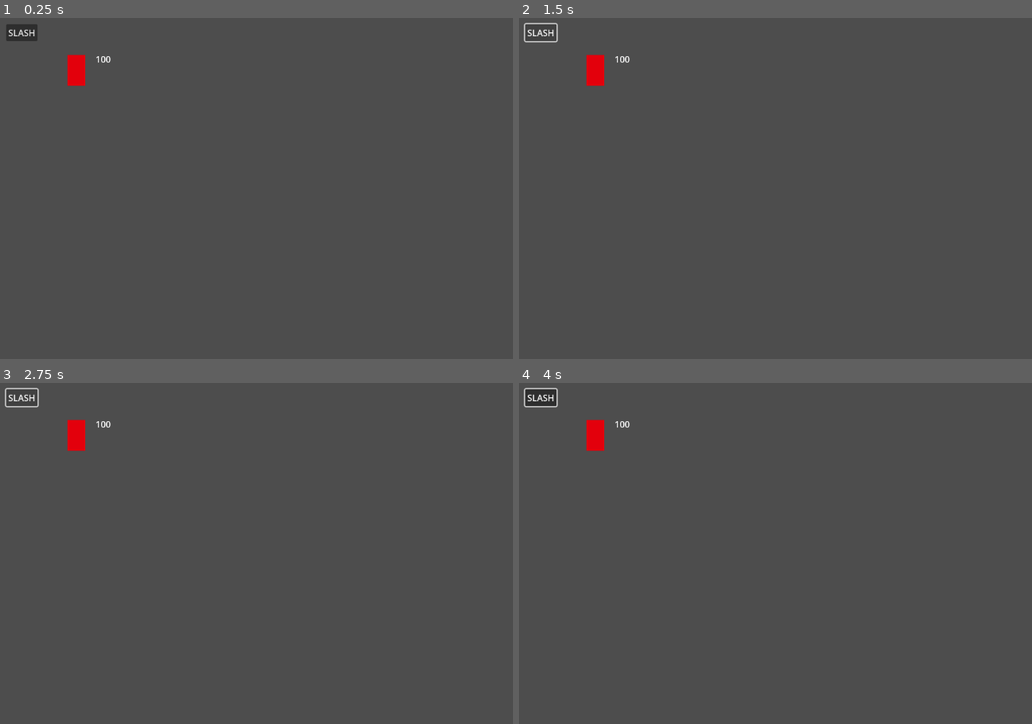
Above: before the commit, frames 1-4 (two rows, left to right).
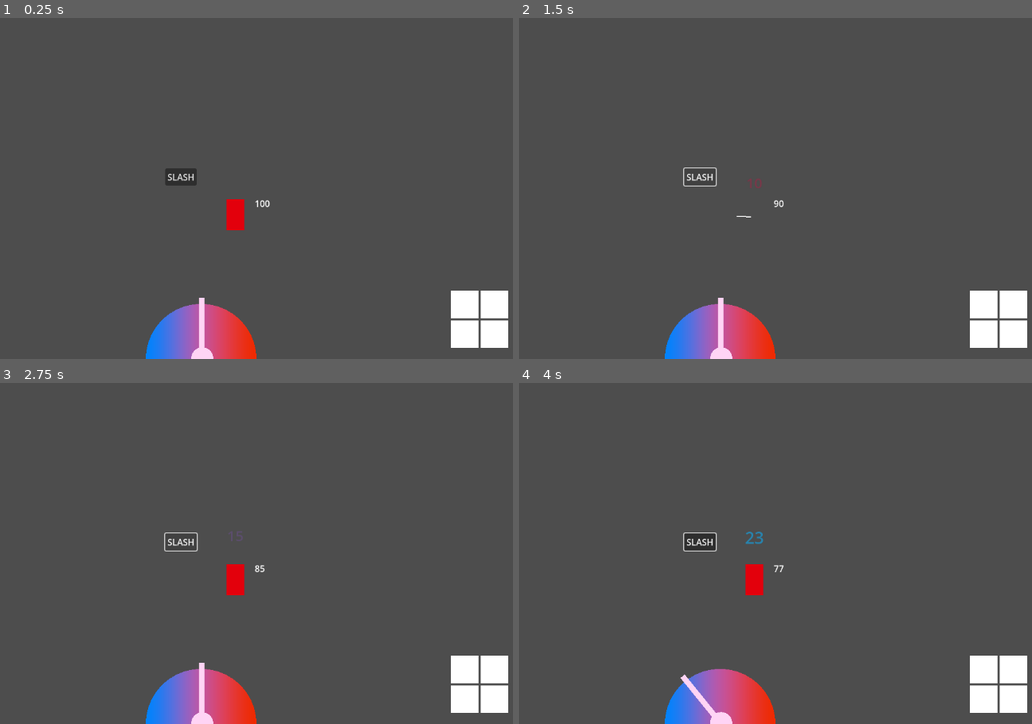
Above: after the commit, the same moments.

Repository: sstrac/androillusion
Game: Godot game, scene res://test.tscn
The game is run twice, just before and just after one commit, with the same random seed, the same clock (stepped at 60 frames per second) and the same inputs. This scene is started directly instead of the project's main scene.
Inputs (mouse positions are in pixels of both pictures, inside the frame that each line leads up to):
- Up to frame 1 (0.25 s): no input
- Up to frame 2 (1.5 s): click "SLASH" at 0.5 s; click "SLASH" at 1.25 s
- Up to frame 3 (2.75 s): click "SLASH" at 2 s
- Up to frame 4 (4 s): tap Enter at 2.75 s; move the mouse to (862, 526) at 2.77 s; click (862, 526) at 2.85 s; tap Space at 3.5 s; move the mouse to (590, 563) at 3.52 s; right-click (590, 563) at 3.6 s

The runs differ from the first frame. In frame 1, 5.8% of the frame differs, in the area x 1-100%, y 1-100%; in frame 2, 5.2%; in frame 3, 5.5%; in frame 4, 6.0%, in the area x 0-100%, y 1-100%.
Error before the commit: Parse Error: Preload file "res://sword.tscn" does not exist. (res://test.gd:3)

Commit message:
Adjust dial input. Connect dial to other components via singleton

Diff:
--- a/UI.tscn
+++ b/UI.tscn
@@ -10,6 +10,7 @@
 anchor_bottom = 1.0
 grow_horizontal = 2
 grow_vertical = 2
+mouse_filter = 2
 script = ExtResource("1_y26k7")
 
 [node name="MarginContainer" type="MarginContainer" parent="."]
@@ -58,6 +59,7 @@
 offset_bottom = 648.0
 grow_horizontal = 2
 grow_vertical = 0
+mouse_filter = 2
 
 [node name="Dial" parent="HBoxContainer" instance=ExtResource("2_1dmtt")]
 layout_mode = 2
--- /dev/null
+++ b/autoload/dial_tracker.gd
@@ -0,0 +1,10 @@
+extends Node
+
+
+var factor: float:
+	set(v):
+		factor = clamp(v, 1.0, 10.0)
+
+
+func _ready() -> void:
+	factor = 5
--- a/dial/dial.gd
+++ b/dial/dial.gd
@@ -1,18 +1,28 @@
 extends Control
+
 
 @onready var hand = get_node("Hand")
 
 const R = 300 # radius
+var center
+var x
+var hand_moving = false
 
-var value: float:
-	set(v):
-		value = clamp(v, 0.0, 1.0)
+
+func _ready() -> void:
+	center = hand.global_position
+
+
+func _unhandled_input(event: InputEvent) -> void:
+	if event.is_action_pressed(InputActions.RIGHT_CLICK):
+		hand_moving = true
+	elif event.is_action_released(InputActions.RIGHT_CLICK):
+		hand_moving = false
+
 
 func _physics_process(delta: float) -> void:
-
-	if Input.is_action_pressed(InputActions.RIGHT_CLICK):
-		var x = get_global_mouse_position().x
-		var center = hand.global_position
+	if hand_moving:
+		x = get_local_mouse_position().x
 
 		if x >= center.x - R and x <= center.x + R:
 			var y = center.y - sqrt(abs(pow(R, 2) - pow(center.x - x, 2)))
@@ -30,5 +40,6 @@
 			hand.rotation = lerp(hand.rotation, PI / 2, delta * 15)
 
 		# Shift from -90 - 90 degrees to positive 0 - 180 degrees
-		# Then calculate fraction of current angle over full rotation range
-		value = ( hand.rotation + (PI / 2) ) / PI
+		# Then calculate fraction of current angle over full rotation range i.e. curr_angle / 180
+		# Finally round and scale up by a factor of 10 to make it 1-10 instead of
+		DialTracker.factor = round( ( ( hand.rotation + (PI / 2) ) / PI ) * 10 )
--- a/hitbox_component/hitbox_component.gd
+++ b/hitbox_component/hitbox_component.gd
@@ -1,10 +1,10 @@
 extends Area2D
 
 
-@export var damage: int
+@export var base_damage: int
 @export var health_component: Node
 
 
 func _on_area_entered(area: Area2D) -> void:
-	if health_component != null and 'damage' in area:
-		health_component.decrease(area.damage)
+	if health_component != null and 'base_damage' in area:
+		health_component.decrease(area.base_damage * DialTracker.factor)
--- a/project.godot
+++ b/project.godot
@@ -18,6 +18,7 @@
 [autoload]
 
 InputActions="*res://autoload/input_actions.gd"
+DialTracker="*res://autoload/dial_tracker.gd"
 
 [input]
 
--- a/sword/sword.tscn
+++ b/sword/sword.tscn
@@ -16,7 +16,7 @@
 
 [node name="HitboxComponent" parent="." instance=ExtResource("2_j55w7")]
 position = Vector2(-1, -26)
-damage = 10
+base_damage = 1
 
 [node name="CollisionShape2D" type="CollisionShape2D" parent="HitboxComponent"]
 position = Vector2(1, 13)
--- a/test.gd
+++ b/test.gd
@@ -1,6 +1,6 @@
 extends Node
 
-const SWORD = preload("res://sword.tscn")
+const SWORD = preload("res://sword/sword.tscn")
 
 
 
@@ -8,4 +8,4 @@
 func _on_button_2_pressed() -> void:
 	var sword = SWORD.instantiate()
 	add_child(sword)
-	sword.position = Vector2(315, 120)
+	sword.position = get_node("Marker2D").global_position
--- a/test.tscn
+++ b/test.tscn
@@ -1,7 +1,8 @@
-[gd_scene load_steps=3 format=3 uid="uid://bldu7sa3wijxp"]
+[gd_scene load_steps=4 format=3 uid="uid://bldu7sa3wijxp"]
 
 [ext_resource type="Script" path="res://test.gd" id="1_tr6al"]
 [ext_resource type="PackedScene" uid="uid://dvurk1ehtoyof" path="res://character/character.tscn" id="2_7ty3j"]
+[ext_resource type="PackedScene" uid="uid://mr5cdwyniife" path="res://UI.tscn" id="3_dqbsn"]
 
 [node name="test" type="Control"]
 layout_mode = 3
@@ -10,17 +11,24 @@
 anchor_bottom = 1.0
 grow_horizontal = 2
 grow_vertical = 2
+mouse_filter = 2
 script = ExtResource("1_tr6al")
 
 [node name="Enemy" parent="." instance=ExtResource("2_7ty3j")]
-position = Vector2(350, 124)
+position = Vector2(638, 386)
 
 [node name="Button2" type="Button" parent="."]
 layout_mode = 0
-offset_left = 223.0
-offset_top = 40.0
-offset_right = 280.0
-offset_bottom = 71.0
+offset_left = 511.0
+offset_top = 302.0
+offset_right = 568.0
+offset_bottom = 333.0
 text = "SLASH"
 
+[node name="UI" parent="." instance=ExtResource("3_dqbsn")]
+layout_mode = 1
+
+[node name="Marker2D" type="Marker2D" parent="."]
+position = Vector2(606, 389)
+
 [connection signal="pressed" from="Button2" to="." method="_on_button_2_pressed"]
--- a/ui.gd
+++ b/ui.gd
@@ -1 +1,3 @@
 extends Control
+
+@onready var dial = get_node("HBoxContainer/Dial")
